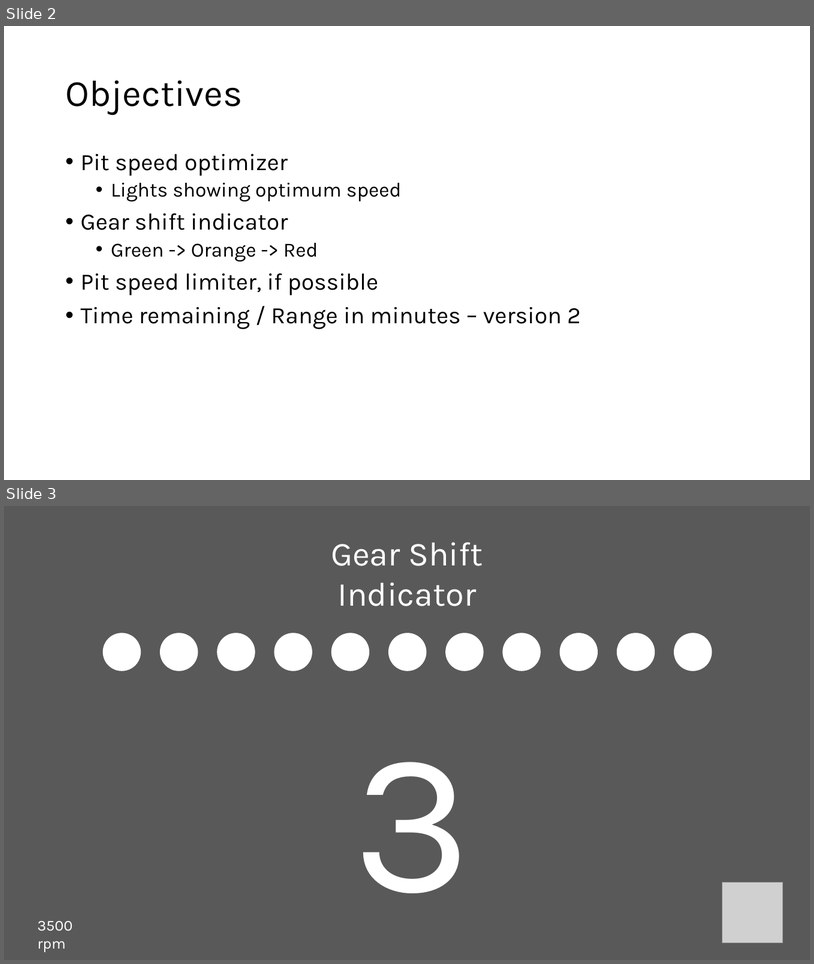
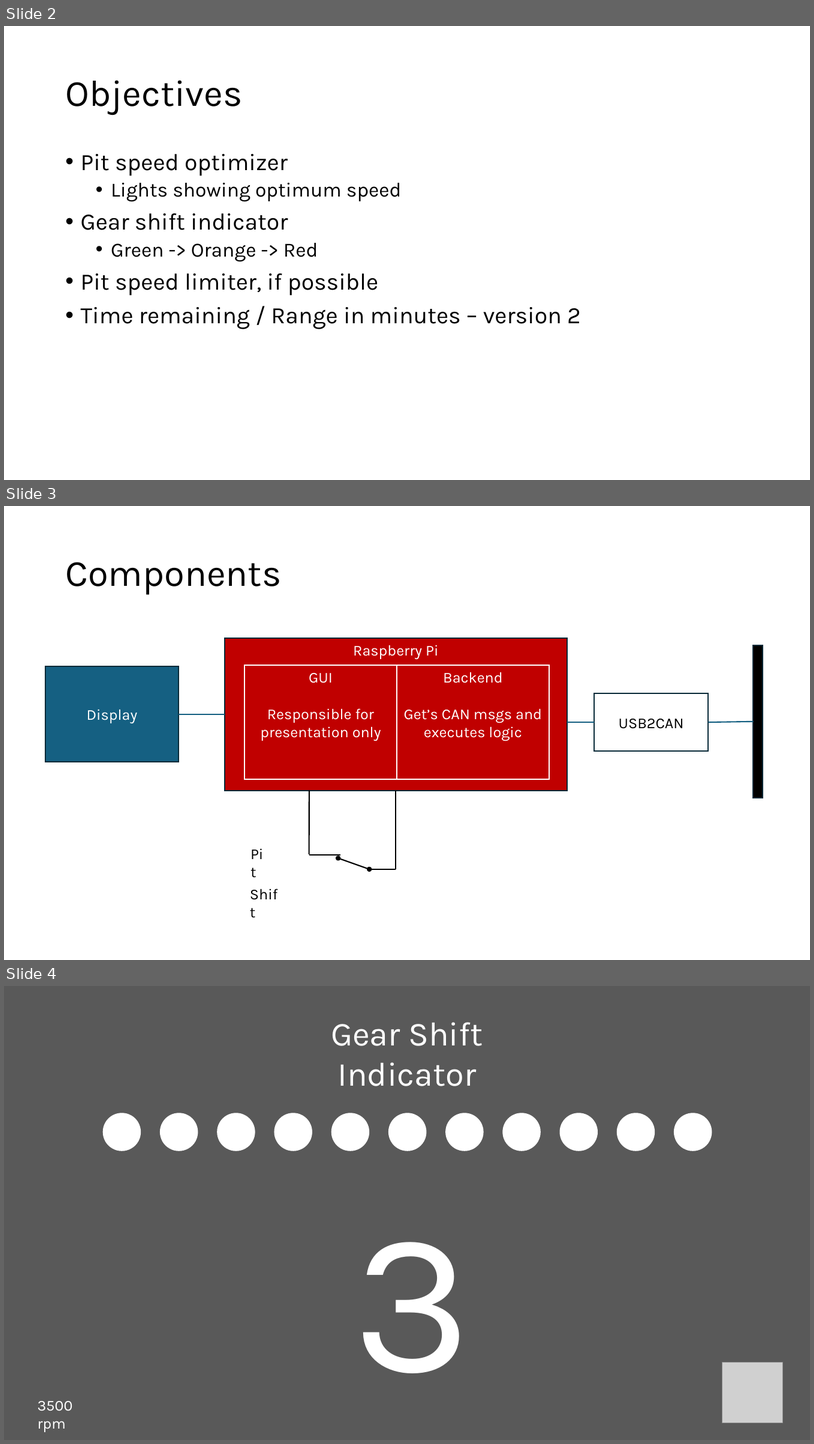
Before and after one commit to PaulOfford/yesican, a slide deck: docs/yesican Design.pptx. Shown one above the other, each under a label of ours: slides 2 and 3 before the commit, slides 2, 3 and 4 after it. The pictures are 814x964 and 814x1444 pixels, drawn with LibreOffice and Linux fonts; fonts in the diff are those of the drawing; grey boxes stand for pictures. Boxes give left, top, right and bottom in pixels: in the first picture for what was removed or moved away, otherwise in the second. Text is boxed around its words. In the diff, an @@ line names an element or a change of style, - is before the commit and + after.

```diff
--- a/docs/yesican Design.pptx
+++ b/docs/yesican Design.pptx
@@ slide 3 added at (x1=4, y1=506, x2=810, y2=960), background #FFFFFF @@
@@ title added at (x1=65, y1=562, x2=281, y2=595), 44 pt, text #000000 @@
+Components
@@ rectangle added at (x1=225, y1=638, x2=568, y2=790), fill #C00000, outline #092A39 1.5 pt, 18 pt, text #FFFFFF @@
+Raspberry Pi
@@ rectangle added at (x1=754, y1=645, x2=764, y2=798), fill #000000, outline #092A39 1.5 pt @@
@@ rectangle added at (x1=45, y1=666, x2=178, y2=761), fill #156082, outline #092A39 1.5 pt, 18 pt, text #FFFFFF @@
+Display
@@ rectangle added at (x1=245, y1=665, x2=397, y2=780), outline #FFFFFF 1.5 pt, 18 pt, text #FFFFFF @@
+GUI
+Responsible for presentation only
@@ rectangle added at (x1=397, y1=665, x2=549, y2=780), outline #FFFFFF 1.5 pt, 18 pt, text #FFFFFF @@
+Backend
+Get’s CAN msgs and executes logic
@@ rectangle added at (x1=594, y1=694, x2=709, y2=750), outline #092A39 1.5 pt, 18 pt, text #000000 @@
+USB2CAN
@@ line added from (179, 714) to (225, 714), #156082 1.5 pt @@
@@ line added from (709, 722) to (754, 721), #156082 1.5 pt @@
@@ line added from (568, 722) to (594, 722), #156082 1.5 pt @@
@@ line added from (309, 855) to (309, 790), #000000 1.5 pt @@
@@ line added from (396, 790) to (396, 869), #000000 1.5 pt @@
@@ text added at (x1=245, y1=841, x2=275, y2=865), 18 pt, text #000000 @@
+Pit
@@ line added from (309, 855) to (341, 855), #000000 1.5 pt @@
@@ double arrow added from (339, 858) to (369, 869), #000000 1.5 pt @@
@@ text added at (x1=244, y1=881, x2=287, y2=905), 18 pt, text #000000 @@
+Shift
@@ line added from (396, 869) to (369, 869), #000000 1.5 pt @@
@@ what was slide 3 is now slide 4 @@
```
Also in this commit, not shown: 1 other file.
